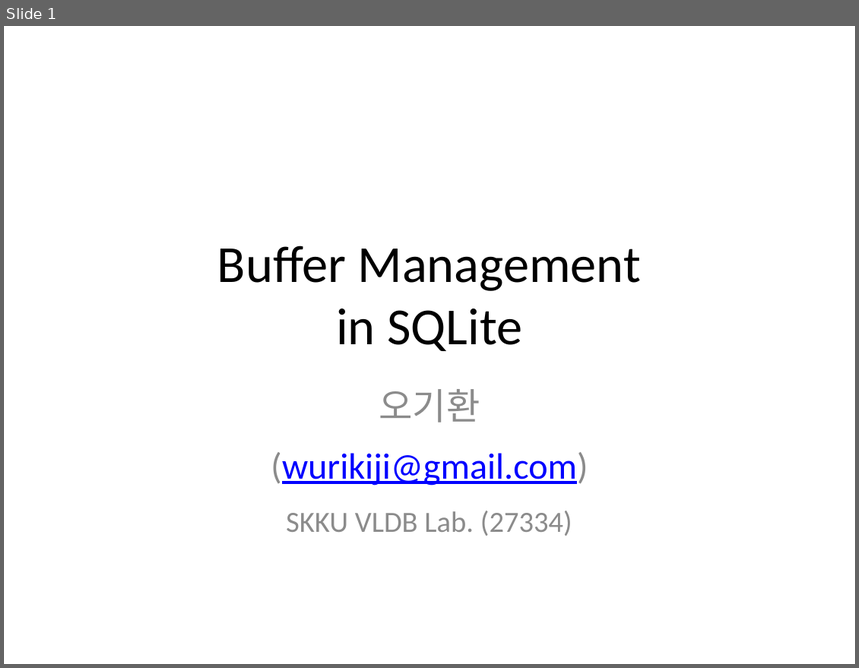
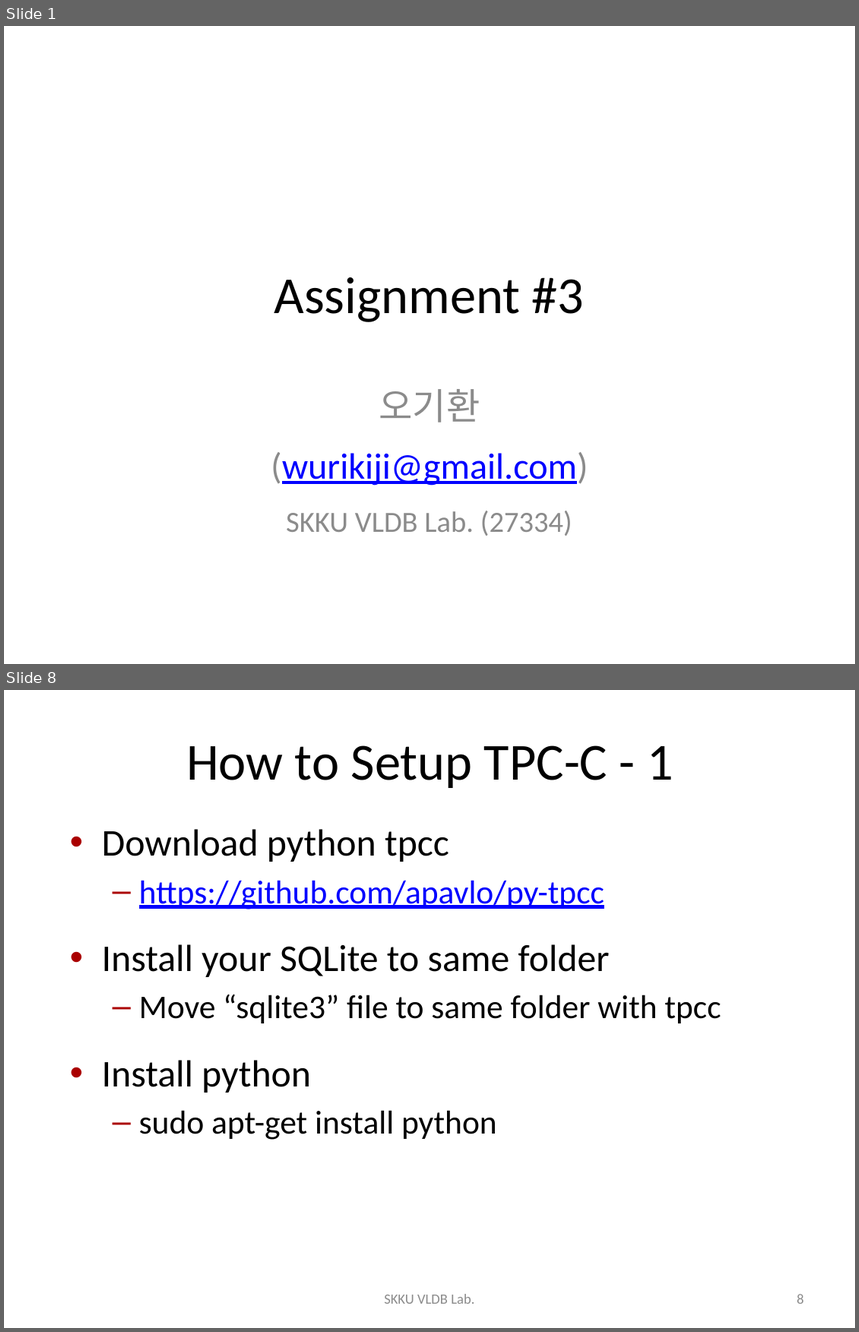
Before and after one commit to wurikiji/2016-db-programming-fall, a slide deck: 4주차/4주차 - Asignment 3.pptx. Shown one above the other, each under a label of ours: slide 1 before the commit, slides 1 and 8 after it; the slides between them are not shown. The pictures are 859x668 and 859x1332 pixels, drawn with LibreOffice and Linux fonts; fonts in the diff are those of the drawing; background and template pictures are left out. Boxes give left, top, right and bottom in pixels: in the first picture for what was removed or moved away, otherwise in the second. Text is boxed around its words. In the diff, an @@ line names an element or a change of style, - is before the commit and + after.

```diff
--- a/4주차/4주차 - Asignment 3.pptx
+++ b/4주차/4주차 - Asignment 3.pptx
@@ slide 8 added at [4,690,855,1328], background #FFFFFF @@
@@ title added at [186,745,674,788], 44 pt, text #000000 @@
+How to Setup TPC-C - 1
@@ text added at [102,829,721,1140], 28 pt, text #000000 @@
+• Download python tpcc
+  – https://github.com/apavlo/py-tpcc
+• Install your SQLite to same folder
+  – Move “sqlite3” file to same folder with tpcc
+• Install python
+  – sudo apt-get install python
@@ text added at [384,1294,474,1304], 12 pt, text #8C8C8C @@
+SKKU VLDB Lab.
@@ page number added at [797,1294,804,1304], 12 pt, text #8C8C8C @@
+8
@@ slide 1 changed as well @@
@@ title at [275,278,585,322]: text changed @@
-Buffer Management
-in SQLite
+Assignment #3
```
Also in this commit, not shown: 5 other slides changed, 3 other slides added, 20 slides removed, 1 other file.
